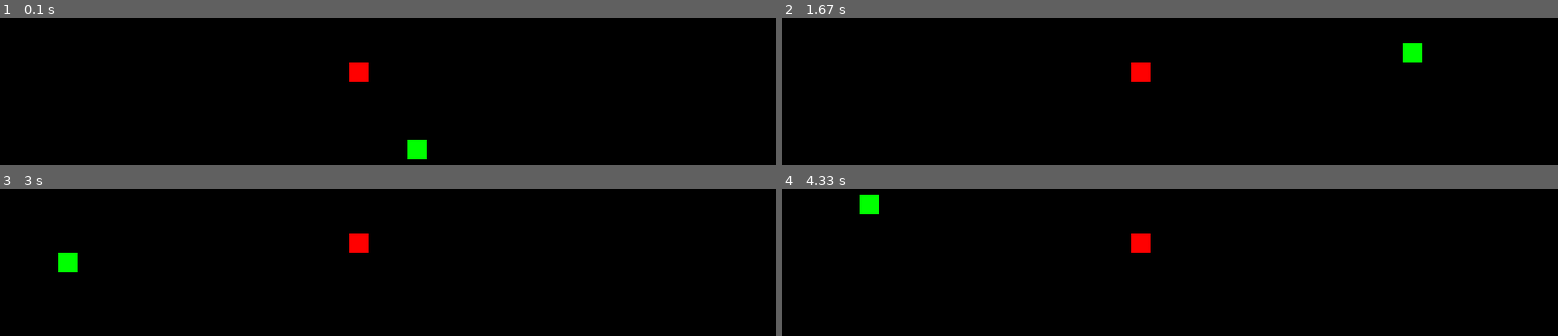
Above: before the commit, frames 1-4 (two rows, left to right).
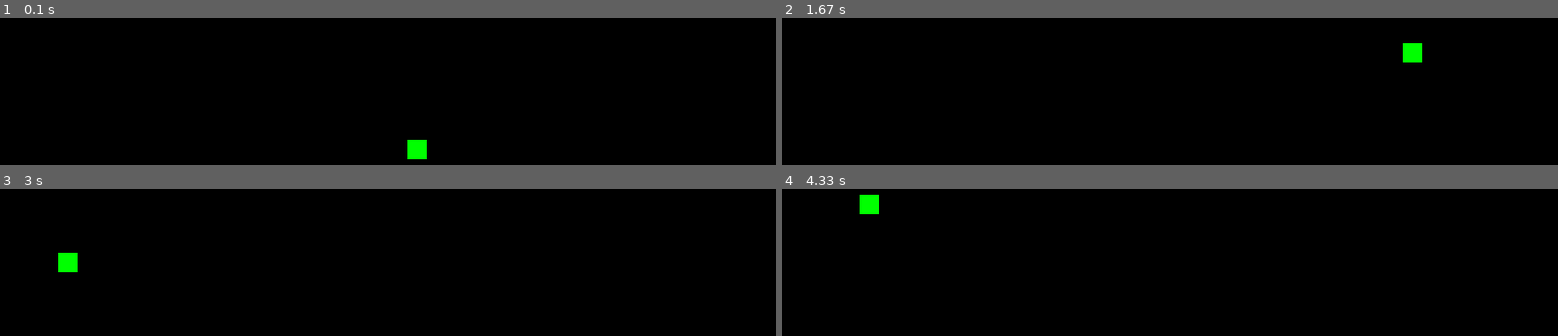
Above: after the commit, the same moments.

Repository: janisfs/python-pygame-snake.py
Game: pygame game, started from main.py
Same seed, same stepped clock (60 frames per second), same inputs: the game is played once before the commit and once after it.
Inputs:
- Up to frame 1 (0.1 s): no input
- Up to frame 2 (1.67 s): tap Enter at 0.33 s; hold Right 0.67-1.13 s; hold Up 1.17-1.63 s
- Up to frame 3 (3 s): hold Right 1.67-2.13 s; hold Left 2.17-2.7 s; hold Down from 2.73 s (still down)
- Up to frame 4 (4.33 s): release Down at 3.03 s; hold Left 3.07-3.47 s; hold Up 3.5-3.87 s; hold Right from 3.9 s (still down)

The runs differ from the first frame. In frame 1, 0.3% of the frame differs, in the area x 45-48%, y 30-44%; in frame 2, 0.3%; in frame 3, 0.3%; in frame 4, 0.3%.

Commit message:
add new code

Diff:
--- a/main.py
+++ b/main.py
@@ -1,21 +1,16 @@
 import pygame
 import sys
+from snake import Snake
 from constants import *
-from snake import Snake
-from food import Food
-
-# ... (предыдущий код остается без изменений)
 
 
 def main():
     pygame.init()
     screen = pygame.display.set_mode((SCREEN_WIDTH, SCREEN_HEIGHT))
-    pygame.display.set_caption("Snake Game")
+    pygame.display.set_caption('Snake Game')
+
     clock = pygame.time.Clock()
-
-    # Инициализация игровых объектов
     snake = Snake()
-    food = Food()
 
     running = True
     while running:
@@ -23,39 +18,29 @@
             if event.type == pygame.QUIT:
                 running = False
             elif event.type == pygame.KEYDOWN:
-                if event.key == pygame.K_UP:
+                if event.key == pygame.K_LEFT:
+                    snake.change_direction((-GRID_SIZE, 0))
+                elif event.key == pygame.K_RIGHT:
+                    snake.change_direction((GRID_SIZE, 0))
+                elif event.key == pygame.K_UP:
                     snake.change_direction((0, -GRID_SIZE))
                 elif event.key == pygame.K_DOWN:
                     snake.change_direction((0, GRID_SIZE))
-                elif event.key == pygame.K_LEFT:
-                    snake.change_direction((-GRID_SIZE, 0))
-                elif event.key == pygame.K_RIGHT:
-                    snake.change_direction((GRID_SIZE, 0))
 
-        # Обновление состояния игры
-        snake.move()
+        try:
+            snake.move()
+        except Exception as e:
+            print(e)
+            running = False
 
-        # Проверка столкновения с едой
-        if snake.body[0] == food.position:
-            snake.grow()
-            food = Food()
-
-        # Очистка экрана
         screen.fill(BLACK)
-
-        # Отрисовка игровых объектов
         snake.draw(screen)
-        food.draw(screen)
-
-        # Обновление экрана
         pygame.display.flip()
-
-        # Ограничение FPS
-        clock.tick(FPS)
+        clock.tick(10)
 
     pygame.quit()
     sys.exit()
 
 
-if __name__ == "__main__":
+if __name__ == '__main__':
     main()
--- a/snake.py
+++ b/snake.py
@@ -21,6 +21,10 @@
         elif new_head[1] >= SCREEN_HEIGHT:
             new_head = (new_head[0], 0)
 
+        # Проверка на столкновение с собственным телом
+        if new_head in self.body:
+            raise Exception("Game Over")
+
         self.body = [new_head] + self.body[:-1]
 
     def grow(self):
